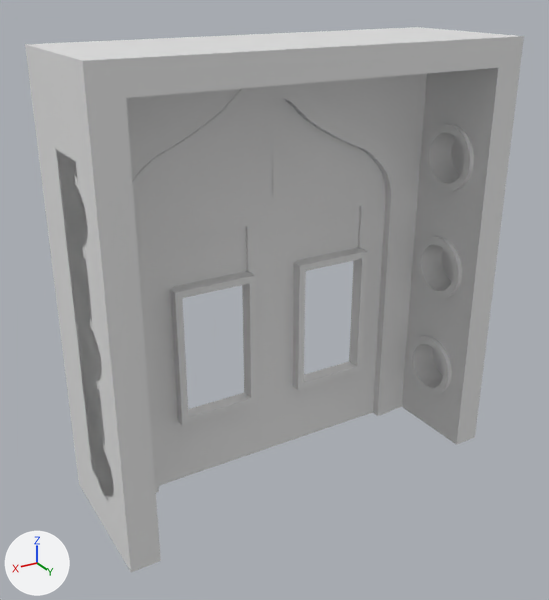
An edit to the Blender file blend/blenderisland_entrance.blend, drawn before and after from the same camera.
Before and after are seen from a camera (50 mm lens) standing at (2.17, 3.44, 2.88) and looking at (0.1, -0.01, 1.15). Lighting does not change. The marker at lower left points along +X, +Y and +Z.
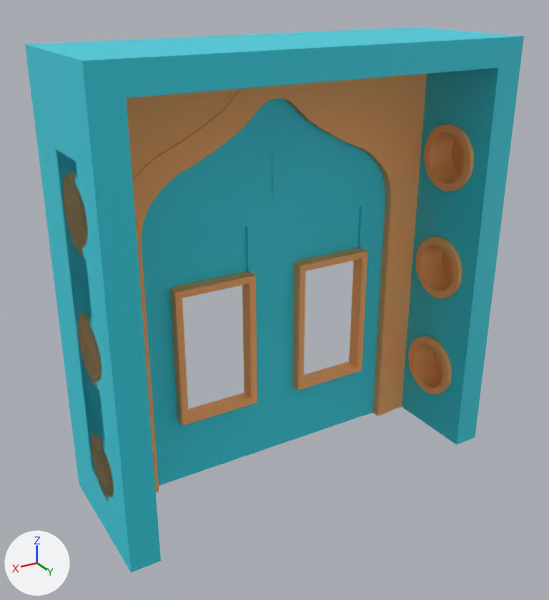
Commit message: Materials assigned.

What differs and where, as boxes (x1, y1, x2, y2) in the pictures (549 x 600 px):
'entrance.lightFrame_L', recoloured (grey to cyan): (25, 35, 339, 572) in both
'Plane', recoloured (grey to cyan): (141, 100, 273, 486) in both
'Plane.002', recoloured (grey to cyan): (272, 98, 385, 446) in both
'entrance.lightFrame_R', recoloured (grey to cyan): (250, 27, 524, 445) in both
'Plane.003', recoloured: (277, 74, 427, 416) in both
'Plane.001', recoloured: (126, 86, 277, 493) in both
'Cube', recoloured: (170, 271, 257, 426) in both
'Cube.001', recoloured: (293, 248, 368, 390) in both
part 1 of me_cube_007, recoloured (grey to cyan): (56, 70, 495, 476) in both
part 2 of me_cube_007, recoloured: (78, 237, 462, 498) in both
part 3 of me_cube_007, recoloured: (63, 124, 474, 255) in both

The change in detail:
Material '2nd' (mat_2nd) is new.
Its base color is (0.0369, 0.672, 0.799) (cyan #36d6e7).
Material '3rd' (mat_3rd) is new.
Its base color is (0.991, 0.434, 0.144) (orange #feb06a).
me_cube_005 has 8 vertices, 4 faces and spans x -1.31..1.31, y 0.0, z -2.19..2.19.
me_cube_005 now uses material mat_3rd (orange #feb06a).
me_plane_001 has 304 vertices, 304 faces and spans x -1.41..1.45, y -0.63..-0.44, z -3.48..4.26.
me_plane_001 now uses material mat_2nd (cyan #36d6e7).
me_cube_006 has 20 vertices, 17 faces and spans x -0.41..0.81, y -0.43..0.43, z -1.01..1.54.
me_cube_006 now uses material mat_2nd (cyan #36d6e7).
me_plane_002 has 188 vertices, 186 faces and spans x -1.39..2.55, y -0.63..-0.41, z -3.48..5.06.
me_plane_002 now uses material mat_3rd (orange #feb06a).
me_cube_007 has 561 vertices, 476 faces, 2 loose edges and spans x 0.62..0.8, y -0.4..0.42, z -0.97..1.36.
me_cube_007 is used by ob_cube_003; parent ob_entrance_lightframe_l; location (-11.29, -6.849, 1.022).
me_cube_007 part 1: all 185 faces centred in x 0.65, y -0.25..0.42, z -0.89..1.23 switch from no material to mat_2nd (cyan #36d6e7).
me_cube_007 part 2: 194 of the faces centred in x 0.62..0.8, y -0.07..0.32, z -0.75..0.34 switch from no material to mat_3rd (orange #feb06a).
me_cube_007 part 3: 97 of the faces centred in x 0.62..0.8, y -0.07..0.32, z 0.65..1.04 switch from no material to mat_3rd (orange #feb06a).
